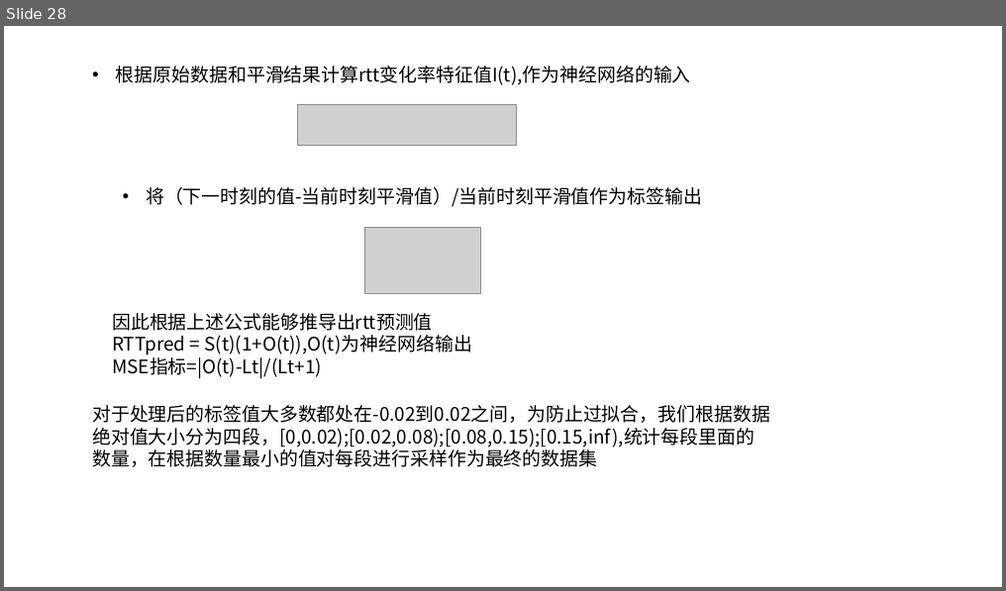
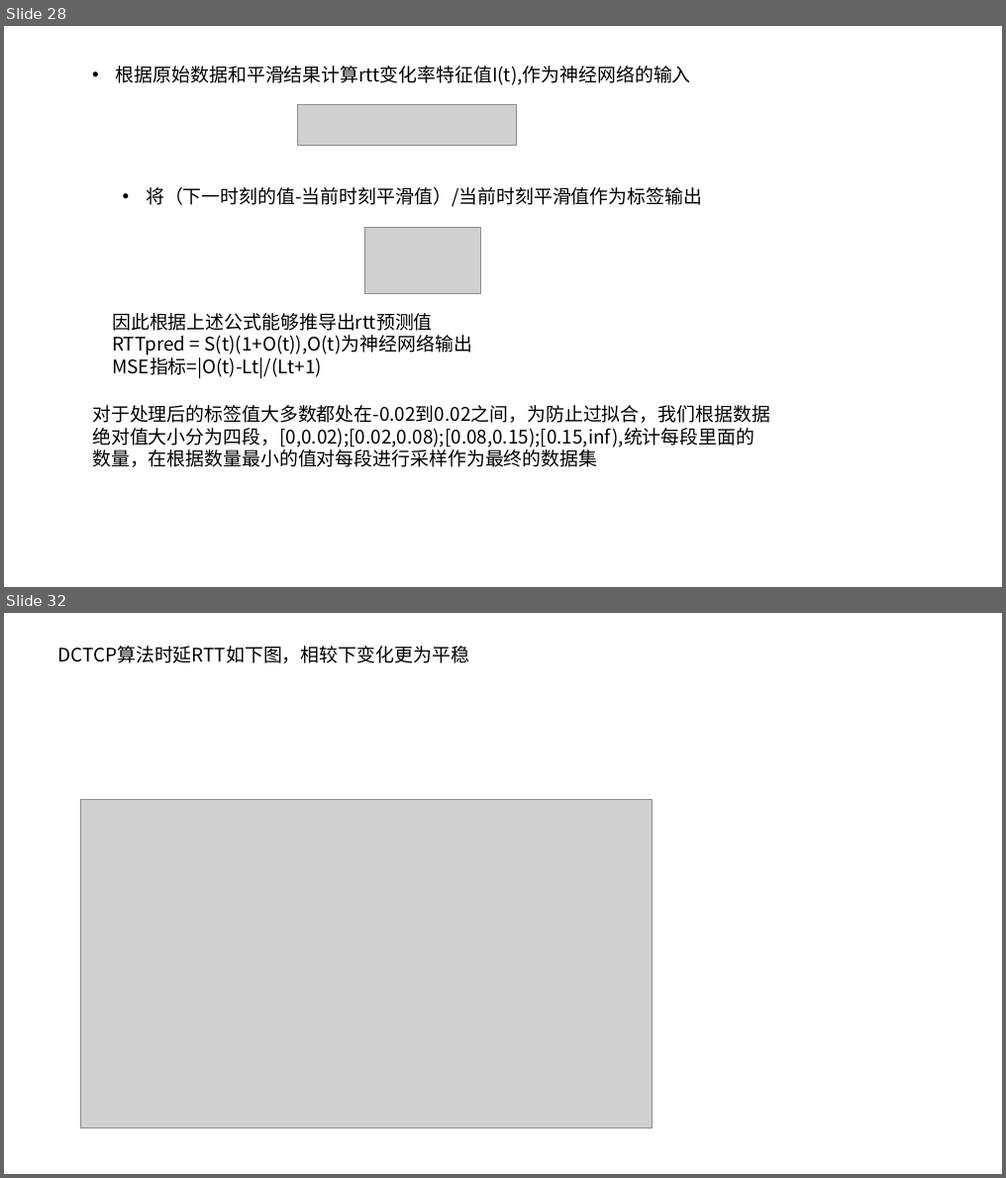
Before and after one commit to JinPeng-Zhang/DCN-LSTM_PID-congestion-control, a slide deck: paper/毕设思路 [自动保存的] [自动保存的].pptx. Shown one above the other, each under a label of ours: slide 28 before the commit, slides 28 and 32 after it; the slides between them are not shown. The pictures are 1006x591 and 1006x1178 pixels, drawn with LibreOffice and Linux fonts; fonts in the diff are those of the drawing; grey boxes stand for pictures. Boxes give left, top, right and bottom in pixels: in the first picture for what was removed or moved away, otherwise in the second. Text is boxed around its words. In the diff, an @@ line names an element or a change of style, - is before the commit and + after.

```diff
--- a/paper/毕设思路 [自动保存的] [自动保存的].pptx
+++ b/paper/毕设思路 [自动保存的] [自动保存的].pptx
@@ slide 32 added at [4, 613, 1002, 1174], background #FFFFFF @@
@@ text added at [58, 646, 469, 663], 18 pt, text #000000 @@
+DCTCP算法时延RTT如下图，相较下变化更为平稳
@@ picture added at [81, 799, 652, 1129] @@
```
Also in this commit, not shown: 1 slide changed, 2 other slides added, 53 other files.
